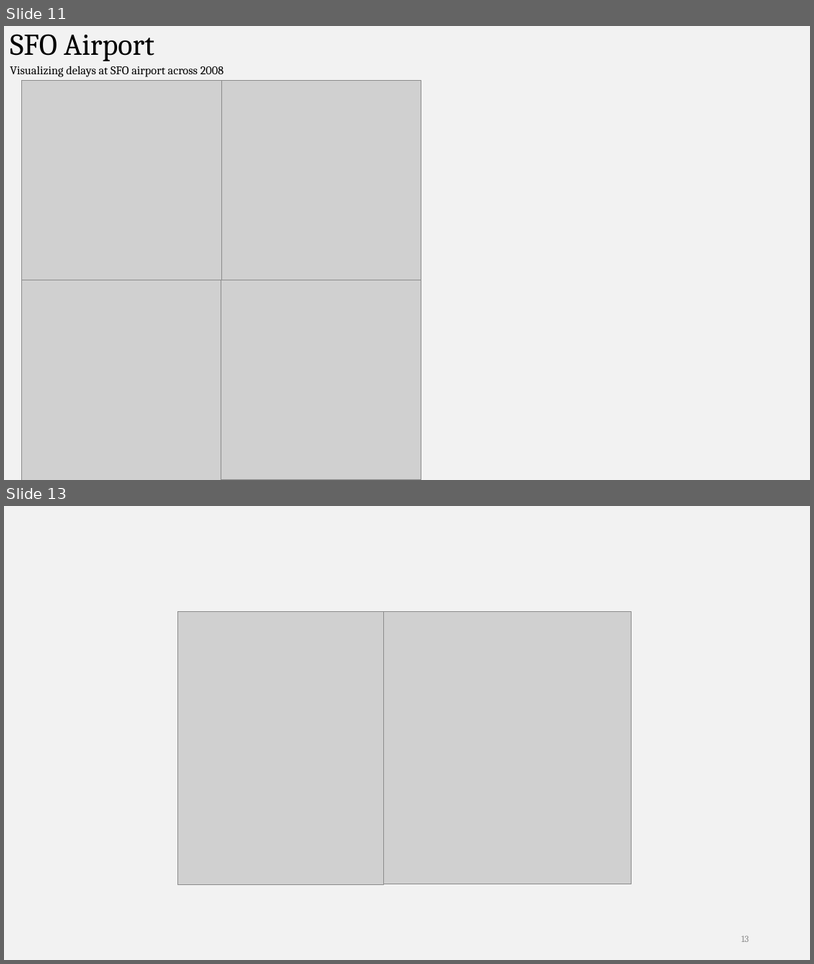
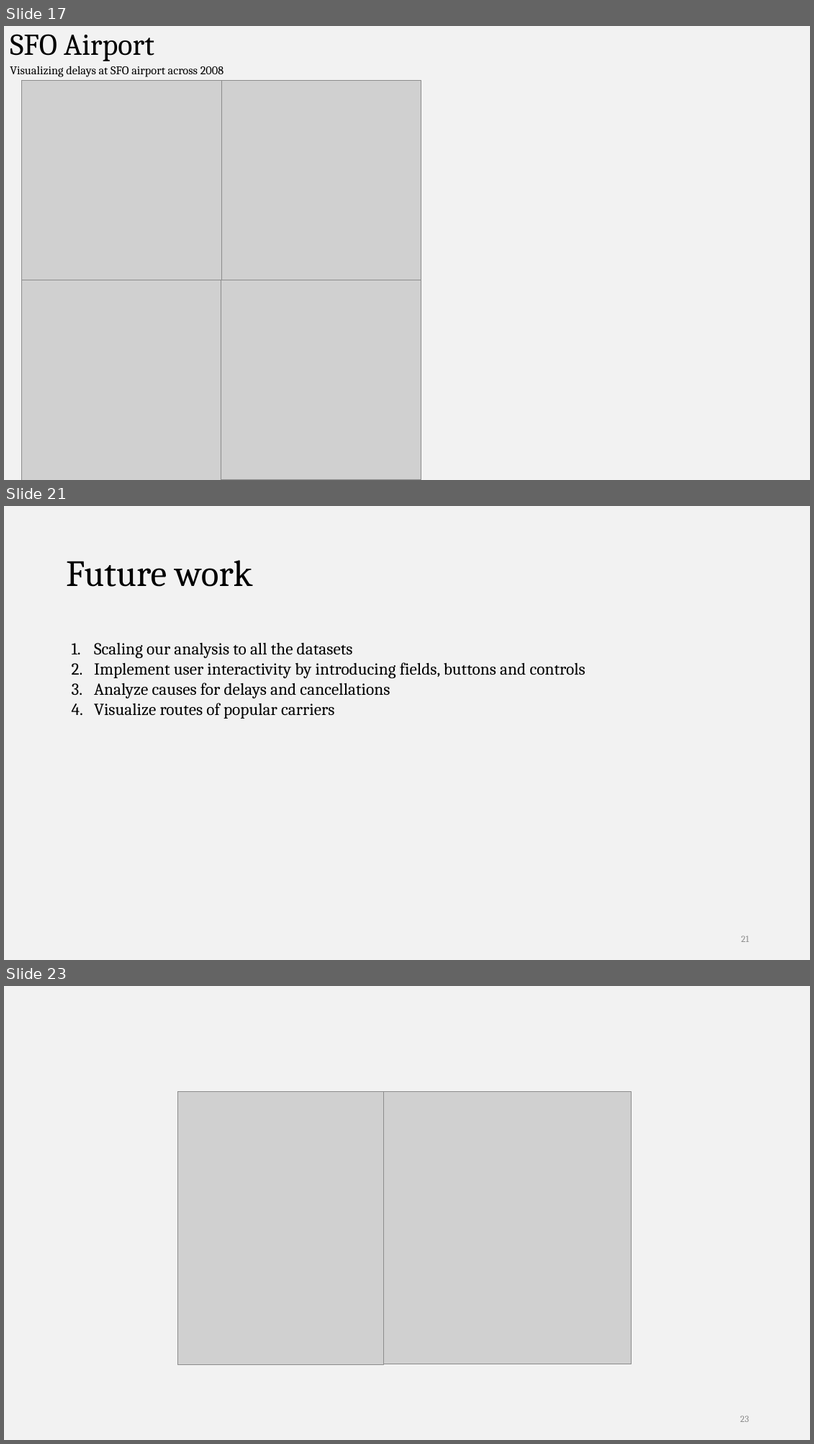
Before and after one commit to divyakkm/open-data-2014-airline, a slide deck: Analyzing Airline On-Time Data.pptx. Shown one above the other, each under a label of ours: slides 11 and 13 before the commit, slides 17, 21 and 23 after it; the slides between them are not shown. The pictures are 814x964 and 814x1444 pixels, drawn with LibreOffice and Linux fonts; fonts in the diff are those of the drawing; grey boxes stand for pictures. Boxes give left, top, right and bottom in pixels: in the first picture for what was removed or moved away, otherwise in the second. Text is boxed around its words. In the diff, an @@ line names an element or a change of style, - is before the commit and + after.

```diff
--- a/Analyzing Airline On-Time Data.pptx
+++ b/Analyzing Airline On-Time Data.pptx
@@ slide 21 added at (4, 506, 810, 960), background #F2F2F2 @@
@@ title added at (66, 560, 253, 587), 44 pt, text #000000 @@
+Future work
@@ text added at (94, 642, 586, 718), 20 pt, text #000000 @@
+1. Scaling our analysis to all the datasets
+2. Implement user interactivity by introducing fields, buttons and controls
+3. Analyze causes for delays and cancellations
+4. Visualize routes of popular carriers
@@ page number added at (741, 935, 749, 942), 11 pt, text #8C8C8C @@
+21
@@ what was slide 11 is now slide 17 @@
@@ what was slide 13 is now slide 23 @@
@@ page number at (741, 1415, 749, 1422): text changed @@
-13
+23
```
Also in this commit, not shown: 11 other slides added, 2 slides removed.
